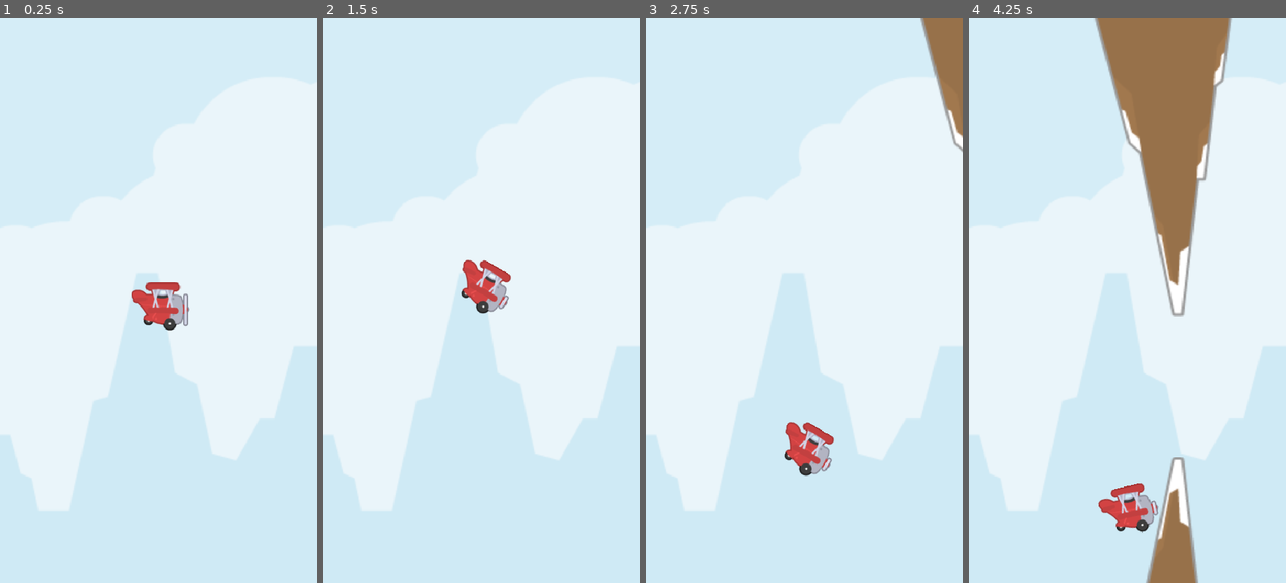
Above: before the commit, frames 1-4 (left to right).
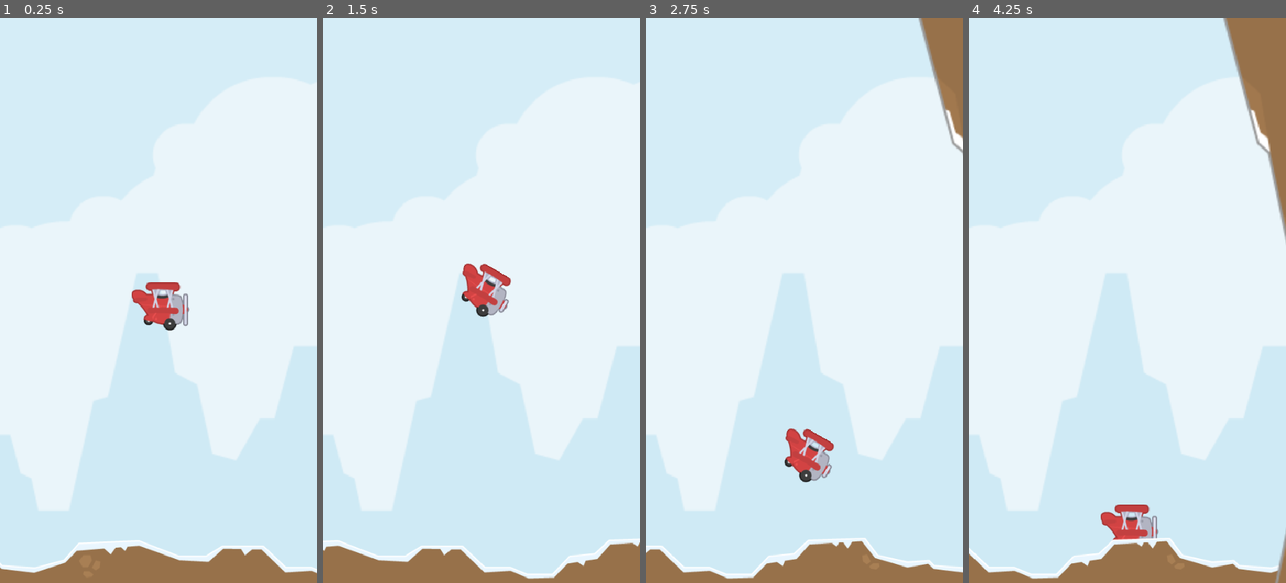
Above: after the commit, the same moments.

Repository: mo-kasiri/PorcoRossoBird
Game: Godot game, scene res://Scenes/main.tscn
Same seed, same stepped clock (60 frames per second), same inputs: the game is played once before the commit and once after it.
Inputs:
- Up to frame 1 (0.25 s): no input
- Up to frame 2 (1.5 s): tap Space (jump) at 0.77 s
- Up to frame 3 (2.75 s): tap Space (jump) at 1.52 s
- Up to frame 4 (4.25 s): tap Space (jump) at 3.02, 3.77 s

The runs differ from the first frame. In frame 1, 5.2% of the frame differs, in the area x 0-100%, y 92-100%; in frame 2, 5.7%; in frame 3, 6.0%; in frame 4, 21%, in the area x 0-100%, y 0-100%.

Commit message:
Add floor scroll

Diff:
--- /dev/null
+++ b/Scenes/ground.tscn
@@ -0,0 +1,35 @@
+[gd_scene format=3 uid="uid://4bp2xdl4108n"]
+
+[ext_resource type="Texture2D" uid="uid://cvjp578yskg1i" path="res://Assets/Sprites/groundSnow.png" id="1_688p1"]
+[ext_resource type="Script" uid="uid://b6wu00llomwrx" path="res://Scripts/ground.gd" id="1_oltiy"]
+
+[sub_resource type="RectangleShape2D" id="RectangleShape2D_qvte6"]
+size = Vector2(808, 61.5)
+
+[node name="Ground" type="Node2D" unique_id=1881540504]
+script = ExtResource("1_oltiy")
+
+[node name="Ground1" type="Area2D" parent="." unique_id=1762700296]
+position = Vector2(404, 0)
+
+[node name="Sprite2D" type="Sprite2D" parent="Ground1" unique_id=1005448912]
+unique_name_in_owner = true
+texture = ExtResource("1_688p1")
+
+[node name="CollisionShape2D" type="CollisionShape2D" parent="Ground1" unique_id=475194666]
+position = Vector2(1, 4.75)
+shape = SubResource("RectangleShape2D_qvte6")
+
+[node name="Ground2" type="Area2D" parent="." unique_id=1975295834]
+position = Vector2(1212, 0)
+
+[node name="Sprite2D" type="Sprite2D" parent="Ground2" unique_id=671526563]
+texture = ExtResource("1_688p1")
+
+[node name="CollisionShape2D" type="CollisionShape2D" parent="Ground2" unique_id=729843332]
+position = Vector2(1, 5)
+shape = SubResource("RectangleShape2D_qvte6")
+debug_color = Color(0.99994653, 0, 0.11146807, 0.41960785)
+
+[connection signal="body_entered" from="Ground1" to="." method="_on_ground_body_entered"]
+[connection signal="body_entered" from="Ground2" to="." method="_on_ground_body_entered"]
--- a/Scenes/main.tscn
+++ b/Scenes/main.tscn
@@ -3,6 +3,7 @@
 [ext_resource type="Script" uid="uid://rp4nmq6fp3m2" path="res://Scripts/main.gd" id="1_8gbba"]
 [ext_resource type="Texture2D" uid="uid://duiy5x8u0hr7r" path="res://Assets/Sprites/background.png" id="1_bo1nx"]
 [ext_resource type="PackedScene" uid="uid://gpi0yfxjh3t3" path="res://Scenes/player.tscn" id="1_jjgbg"]
+[ext_resource type="PackedScene" uid="uid://4bp2xdl4108n" path="res://Scenes/ground.tscn" id="5_21xkr"]
 [ext_resource type="PackedScene" uid="uid://cfdi3gh080w1f" path="res://Scenes/spawner/spawner.tscn" id="5_kry3j"]
 
 [node name="main" type="Node2D" unique_id=1463615460]
@@ -20,9 +21,14 @@
 [node name="Player" parent="." unique_id=1537498584 instance=ExtResource("1_jjgbg")]
 position = Vector2(243, 436)
 
+[node name="Ground" parent="." unique_id=1881540504 instance=ExtResource("5_21xkr")]
+position = Vector2(0, 821)
+
 [node name="Spawner" parent="." unique_id=19885833 instance=ExtResource("5_kry3j")]
 position = Vector2(-5, 96)
 
 [connection signal="on_game_started" from="Player" to="." method="_on_player_on_game_started"]
 [connection signal="on_game_started" from="Player" to="Spawner" method="_on_player_on_game_started"]
+[connection signal="on_player_crash" from="Ground" to="." method="_on_ground_on_player_crash"]
 [connection signal="on_obstacle_crash" from="Spawner" to="." method="_on_spawner_on_obstacle_crash"]
+[connection signal="on_obstacle_crash" from="Spawner" to="Ground" method="_on_spawner_on_obstacle_crash"]
--- /dev/null
+++ b/Scripts/ground.gd
@@ -0,0 +1,40 @@
+extends Node2D
+class_name Ground
+
+signal on_player_crash;
+
+@export var speed := -150;
+
+@onready var ground_1: Area2D = $Ground1
+@onready var ground_2: Area2D = $Ground2
+
+@onready var sprite_2d: Sprite2D = %Sprite2D
+
+var texture_width: int;
+
+func _ready():
+	texture_width = sprite_2d.texture.get_width();
+
+
+func _process(delta: float) -> void:
+	ground_1.global_position.x += speed * delta;
+	ground_2.global_position.x += speed * delta;
+
+	if ground_1.global_position.x < -texture_width/2:
+		ground_1.global_position.x = ground_2.global_position.x + texture_width;
+
+	if ground_2.global_position.x < -texture_width/2:
+		ground_2.global_position.x = ground_1.global_position.x + texture_width;
+
+
+
+func _on_spawner_on_obstacle_crash() -> void:
+	speed = 0;
+
+
+func _on_ground_body_entered(body: Node2D) -> void:
+	on_player_crash.emit();
+	speed = 0;
+	var player_ref: Player = body as Player
+	player_ref.stop_movement()
+	player_ref._stop_gravity()
--- a/Scripts/main.gd
+++ b/Scripts/main.gd
@@ -1,6 +1,7 @@
 extends Node2D
 
 @onready var player: Player = $Player
+@onready var spawner: Spawner = $Spawner
 
 
 func _on_player_on_game_started() -> void:
@@ -9,3 +10,7 @@
 
 func _on_spawner_on_obstacle_crash() -> void:
 	player.stop_movement()
+
+
+func _on_ground_on_player_crash() -> void:
+	spawner._stop_obstacles()
--- a/Scripts/player.gd
+++ b/Scripts/player.gd
@@ -54,11 +54,13 @@
 
 func _stop_movement() ->void:
 	should_process_input = false;
+	animated_sprite_2d.play("idle")
 
 func _stop_gravity() -> void:
 	gravity = 0
 	velocity = Vector2.ZERO
 
 func stop_movement() -> void:
+	print("stop player")
 	#_stop_gravity();
 	_stop_movement();
--- a/project.godot
+++ b/project.godot
@@ -34,7 +34,6 @@
 [physics]
 
 3d/physics_engine="Jolt Physics"
-common/physics_interpolation=true
 
 [rendering]
 
Not shown, added: Scripts/ground.gd.uid
